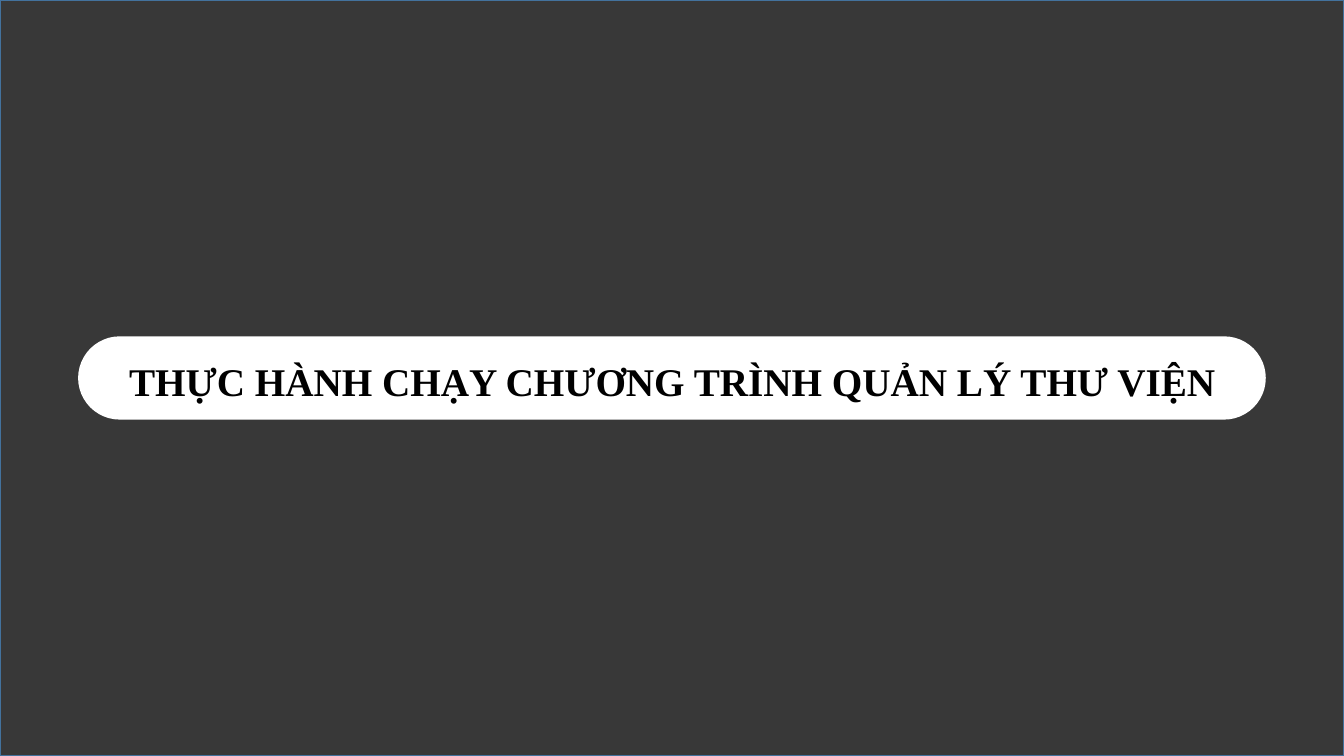
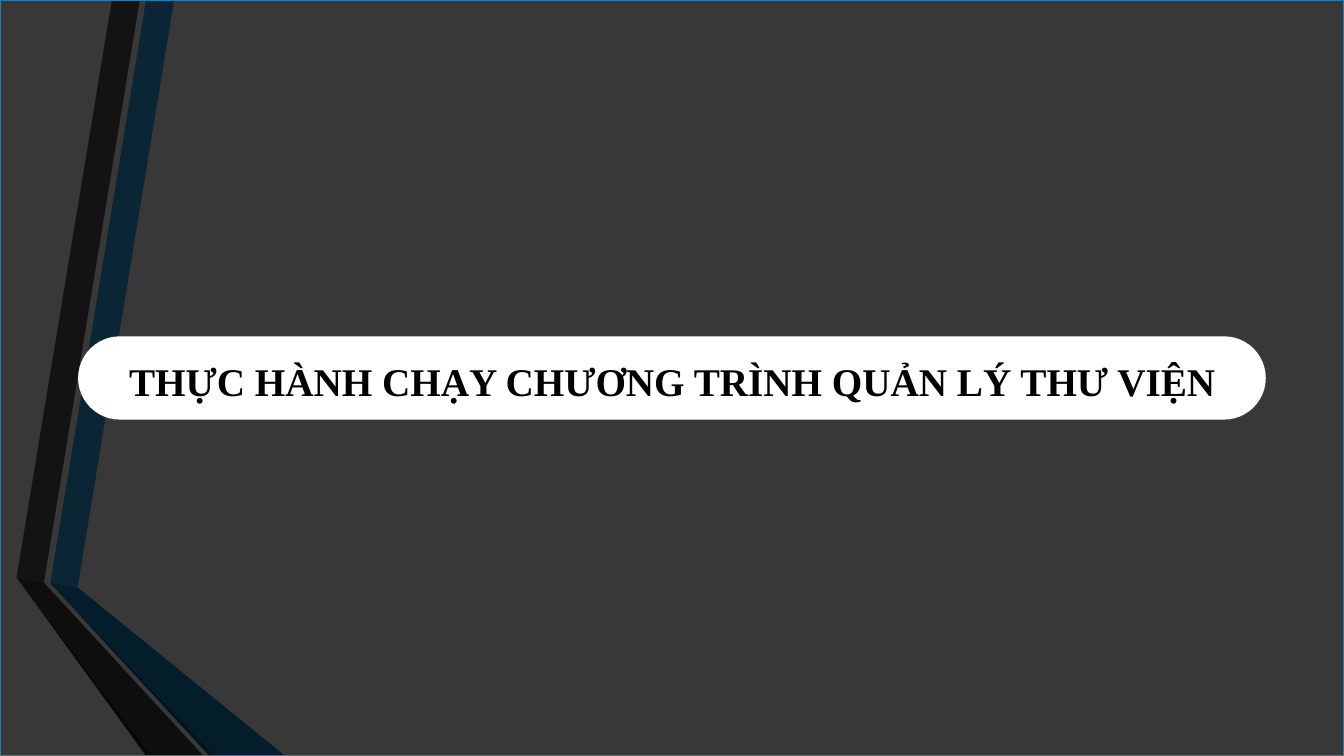
Before and after one commit to KVang05112002/QLYTHUVIEN, a slide deck: slide 8 of DoAn_QuanLyThuVien.pptx (slide 13 before the commit). Drawn at 1344x756 pixels with LibreOffice and Linux fonts; fonts in the diff are those of the drawing; background and template pictures are left out. Boxes give left, top, right and bottom in pixels: in the first picture for what was removed or moved away, otherwise in the second. Text is boxed around its words. In the diff, an @@ line names an element or a change of style, - is before the commit and + after.

```diff
--- a/DoAn_QuanLyThuVien.pptx
+++ b/DoAn_QuanLyThuVien.pptx
@@ rectangle at box(0, 0, 1344, 756): outline #43739E 1 pt to #247FAF 1.25 pt @@
@@ group added at box(16, 0, 285, 756): 6 freeform shapes @@
```
Also in this commit, not shown: 5 other slides changed, 3 slides added, 8 slides removed, 13 other files.
